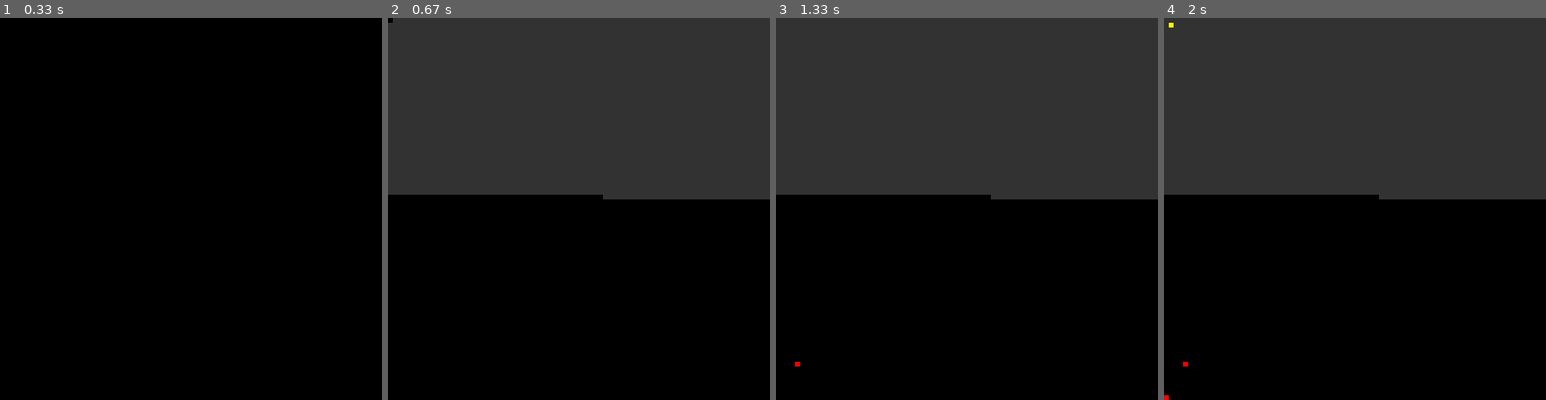
Above: before the commit, frames 1-4 (left to right).
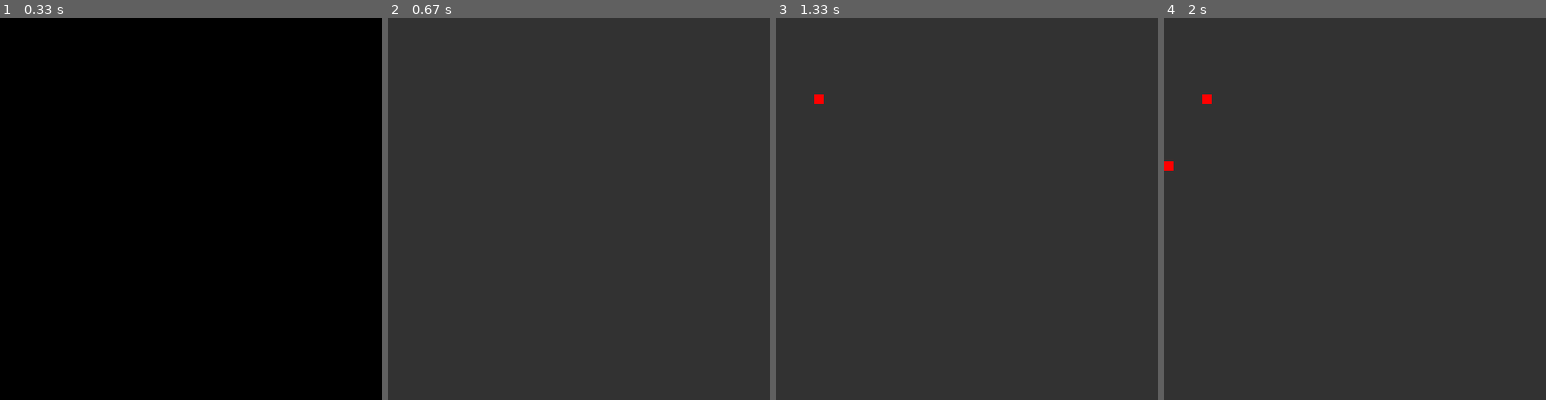
Above: after the commit, the same moments.

Repository: Basstma/PathfindingAlgorithmWithPygame
Game: pygame game, started from visualization.py
Two runs of this game, one before a commit and one after it. Both use one fixed random seed, a clock stepped at 60 frames per second and the inputs below.
Inputs:
- Up to frame 1 (0.33 s): no input
- Up to frame 2 (0.67 s): hold Q from 0.33 s (still down); hold D from 0.33 s (still down)
- Up to frame 3 (1.33 s): release Q at 0.8 s; release D at 0.8 s; tap 1 at 0.83 s; hold D from 1.17 s (still down)
- Up to frame 4 (2 s): release D at 1.63 s; hold W 1.67-1.97 s; tap 1 at 1.82 s

Frame 1 is identical in both runs. In frame 2, 53% of the frame differs, in the area x 0-100%, y 0-100%; in frame 3, 53%; in frame 4, 53%, in the area x 0-100%, y 1-100%.

Commit message:
Removed buggy Bot and changed size of Maze

Diff:
--- a/visualization.py
+++ b/visualization.py
@@ -9,9 +9,9 @@
 
 class Visio:
     def __init__(self):
-        self.maze = Maze(size=(80, 80))
+        self.maze = Maze(size=(40, 40))
         self.bot = None
-        self.scale = 5
+        self.scale = 10
 
         self.running = True
 
@@ -64,16 +64,16 @@
                     if event.key == pg.K_s:
                         print("Build Maze")
                         self.maze.build()
-                    if event.key == pg.K_w:
-                        if self.bot:
-                            print("Bot is searching!")
-                            self.bot.find_target()
-                        else:
-                            print("Bot is builded")
-                            self.bot = Bot(self.maze)
-                    if event.key == pg.K_q:
-                        print("Bot deleted")
-                        self.bot = None
+                    # if event.key == pg.K_w:
+                    #     if self.bot:
+                    #         print("Bot is searching!")
+                    #         self.bot.find_target()
+                    #     else:
+                    #         print("Bot is builded")
+                    #         self.bot = Bot(self.maze)
+                    # if event.key == pg.K_q:
+                    #     print("Bot deleted")
+                    #     self.bot = None
                     if event.key == pg.K_d:
                         print("Depth search started")
                         d = DepthSearch(self.maze, (1, 0))
